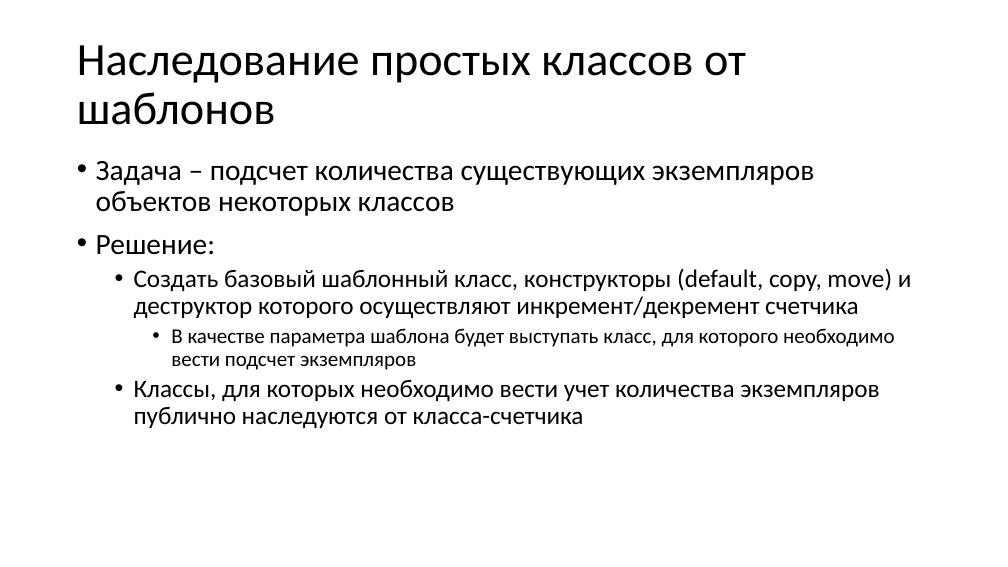
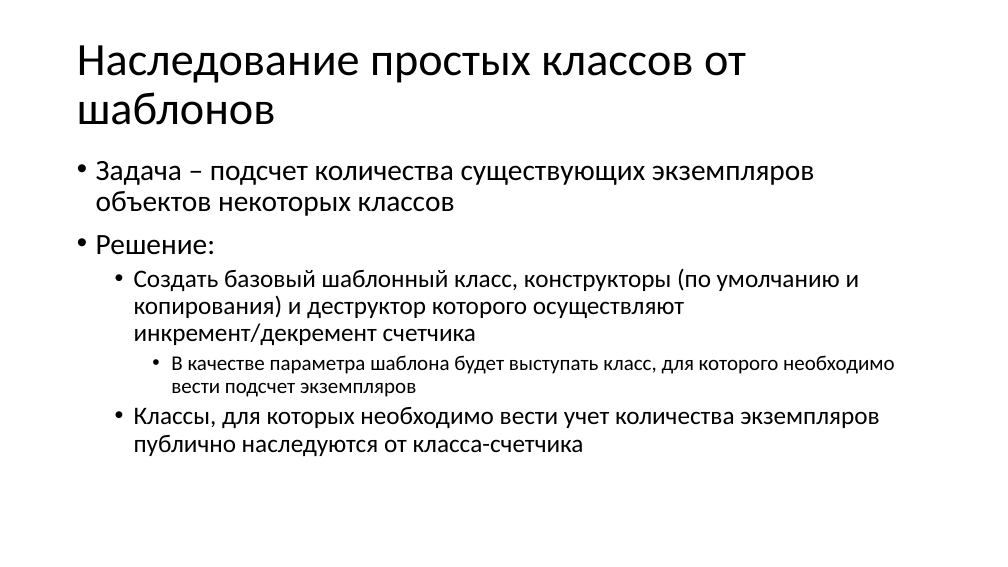
Before and after one commit to alexey-malov/oop, a slide deck: slide 53 of lectures/06/Обобщенное программирование, шаблоны.pptx (slide 54 before the commit). Drawn at 1008x567 pixels with LibreOffice and Linux fonts; fonts in the diff are those of the drawing. Boxes give left, top, right and bottom in pixels: in the first picture for what was removed or moved away, otherwise in the second. Text is boxed around its words. In the diff, an @@ line names an element or a change of style, - is before the commit and + after.

```diff
--- a/lectures/06/Обобщенное программирование, шаблоны.pptx
+++ b/lectures/06/Обобщенное программирование, шаблоны.pptx
@@ text at (x1=134, y1=268, x2=860, y2=345): text changed @@
-  • Создать базовый шаблонный класс, конструкторы (default, copy, move) и деструктор которого осуществляют инкремент/декремент счетчика
+  • Создать базовый шаблонный класс, конструкторы (по умолчанию и копирования) и деструктор которого осуществляют инкремент/декремент счетчика
```
Also in this commit, not shown: 15 other slides changed, 4 slides added, 5 slides removed, 6 other files.
